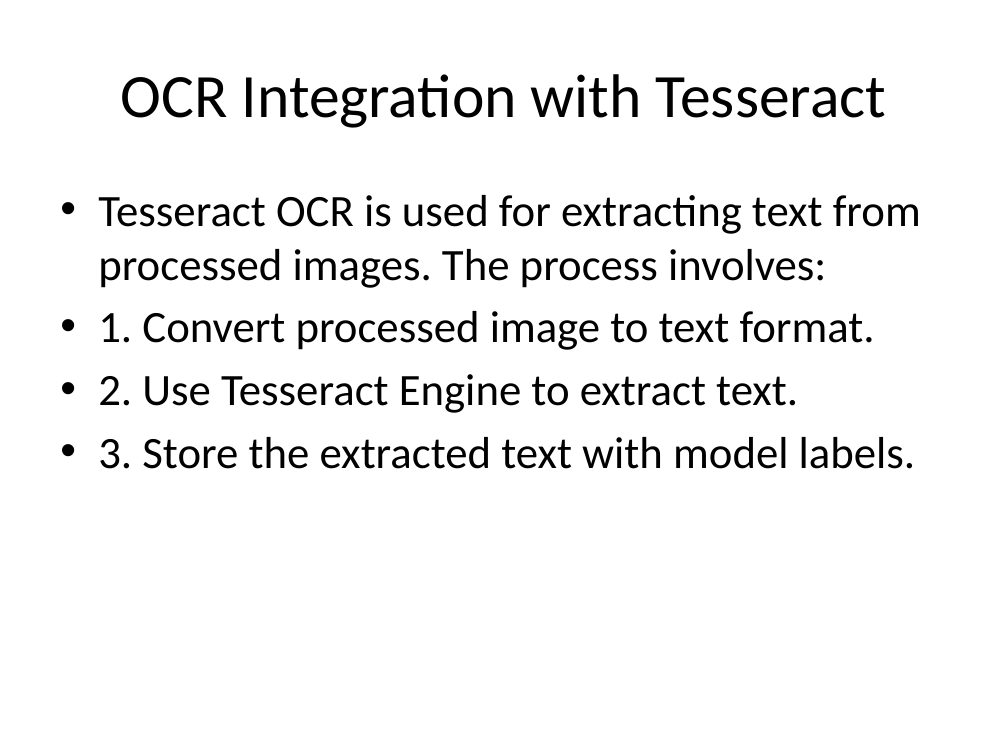
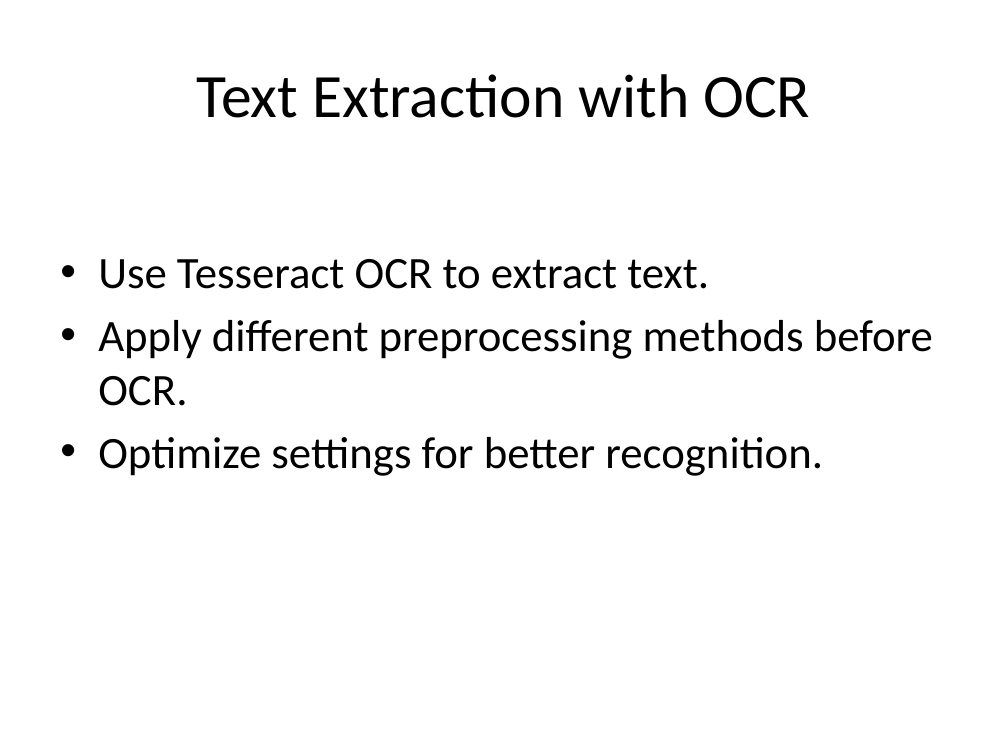
Before and after one commit to Taibaz-Pathan/ocr-techtitans, a slide deck: slide 4 of Documentation/OCR_TechTitans.pptx. Drawn at 1008x756 pixels with LibreOffice and Linux fonts; fonts in the diff are those of the drawing. Boxes give left, top, right and bottom in pixels: in the first picture for what was removed or moved away, otherwise in the second. Text is boxed around its words. In the diff, an @@ line names an element or a change of style, - is before the commit and + after.

```diff
--- a/Documentation/OCR_TechTitans.pptx
+++ b/Documentation/OCR_TechTitans.pptx
@@ title at (197,74,810,118): text changed @@
-OCR Integration with Tesseract
+Text Extraction with OCR
@@ text at (98,259,933,476): text changed @@
-• Tesseract OCR is used for extracting text from processed images. The process involves:
-• 1. Convert processed image to text format.
-• 2. Use Tesseract Engine to extract text.
-• 3. Store the extracted text with model labels.
+• Use Tesseract OCR to extract text.
+• Apply different preprocessing methods before OCR.
+• Optimize settings for better recognition.
```
Also in this commit, not shown: 5 other slides changed, 2 slides added, 5 slides removed, 10 other files.
